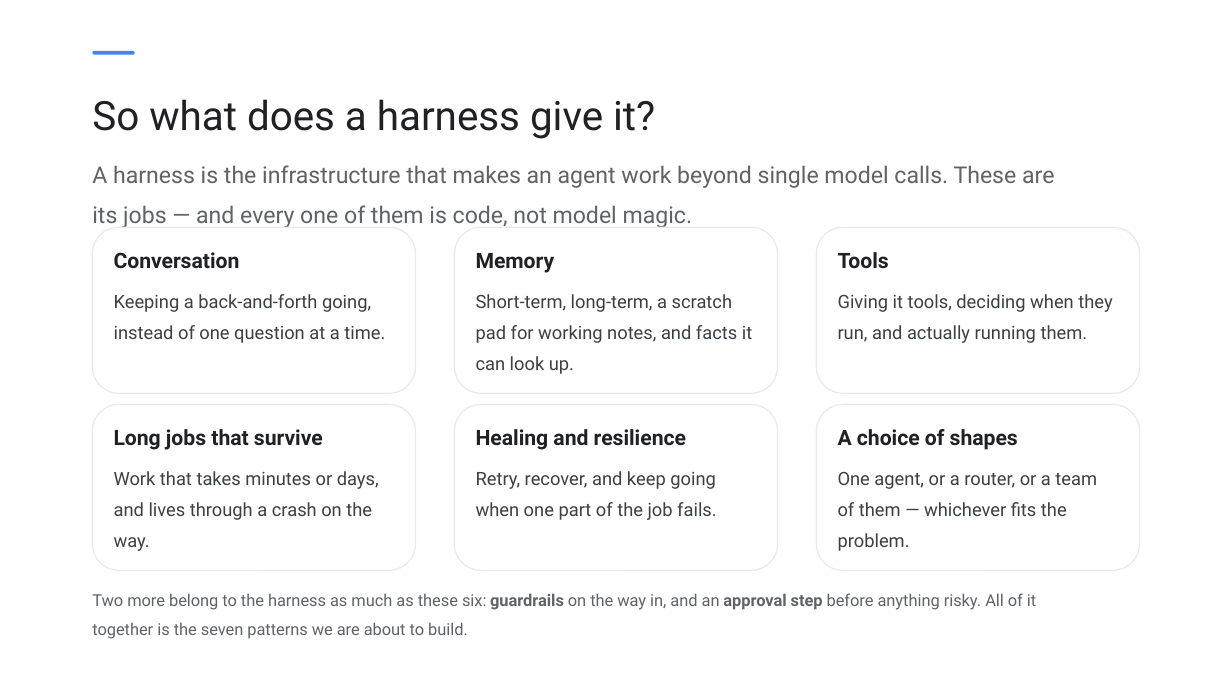
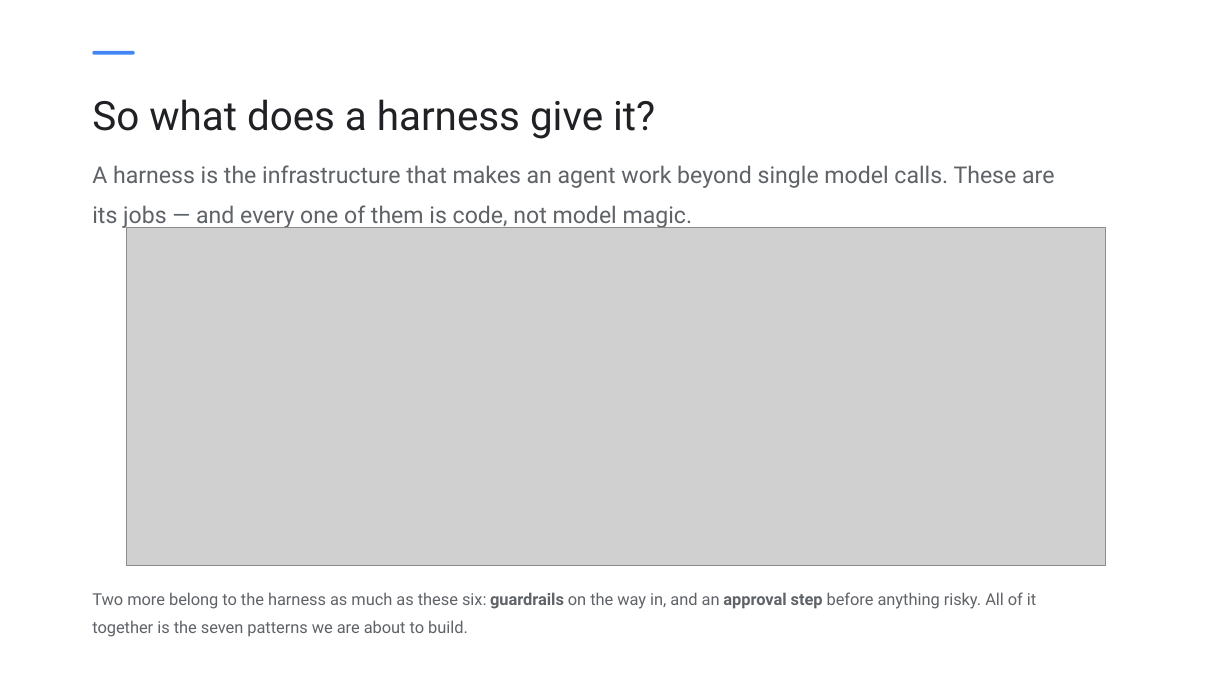
Before and after one commit to PratikDhanave/harness-engineering, a slide deck: slide 8 of docs/presentation/harness-engineering.pptx. Drawn at 1232x693 pixels with LibreOffice and Linux fonts; fonts in the diff are those of the drawing; grey boxes stand for pictures. Boxes give left, top, right and bottom in pixels: in the first picture for what was removed or moved away, otherwise in the second. Text is boxed around its words. In the diff, an @@ line names an element or a change of style, - is before the commit and + after.

```diff
--- a/docs/presentation/harness-engineering.pptx
+++ b/docs/presentation/harness-engineering.pptx
@@ rounded rectangle removed at <box>92,227,416,394</box> @@
@@ picture added at <box>127,227,1106,566</box> @@
@@ rounded rectangle removed at <box>455,227,778,394</box> @@
@@ rounded rectangle removed at <box>817,227,1141,394</box> @@
@@ text removed at <box>114,252,240,269</box> @@
-Conversation
@@ text removed at <box>476,253,555,273</box> @@
-Memory
@@ text removed at <box>838,252,889,268</box> @@
-Tools
@@ text removed at <box>114,294,385,343</box> @@
-Keeping a back-and-forth going, instead of one question at a time.
@@ text removed at <box>476,294,752,374</box> @@
-Short-term, long-term, a scratch pad for working notes, and facts it can look up.
@@ text removed at <box>838,294,1112,343</box> @@
-Giving it tools, deciding when they run, and actually running them.
@@ rounded rectangle removed at <box>92,405,416,571</box> @@
@@ rounded rectangle removed at <box>455,405,778,571</box> @@
@@ rounded rectangle removed at <box>817,405,1141,571</box> @@
@@ text removed at <box>114,429,323,450</box> @@
-Long jobs that survive
@@ text removed at <box>476,429,686,450</box> @@
-Healing and resilience
@@ text removed at <box>838,429,1018,450</box> @@
-A choice of shapes
@@ text removed at <box>114,471,379,551</box> @@
-Work that takes minutes or days, and lives through a crash on the way.
@@ text removed at <box>476,471,716,520</box> @@
-Retry, recover, and keep going when one part of the job fails.
@@ text removed at <box>838,472,1097,551</box> @@
-One agent, or a router, or a team of them — whichever fits the problem.
```
Also in this commit, not shown: 5 other slides changed, 3 slides added, 14 other files.
